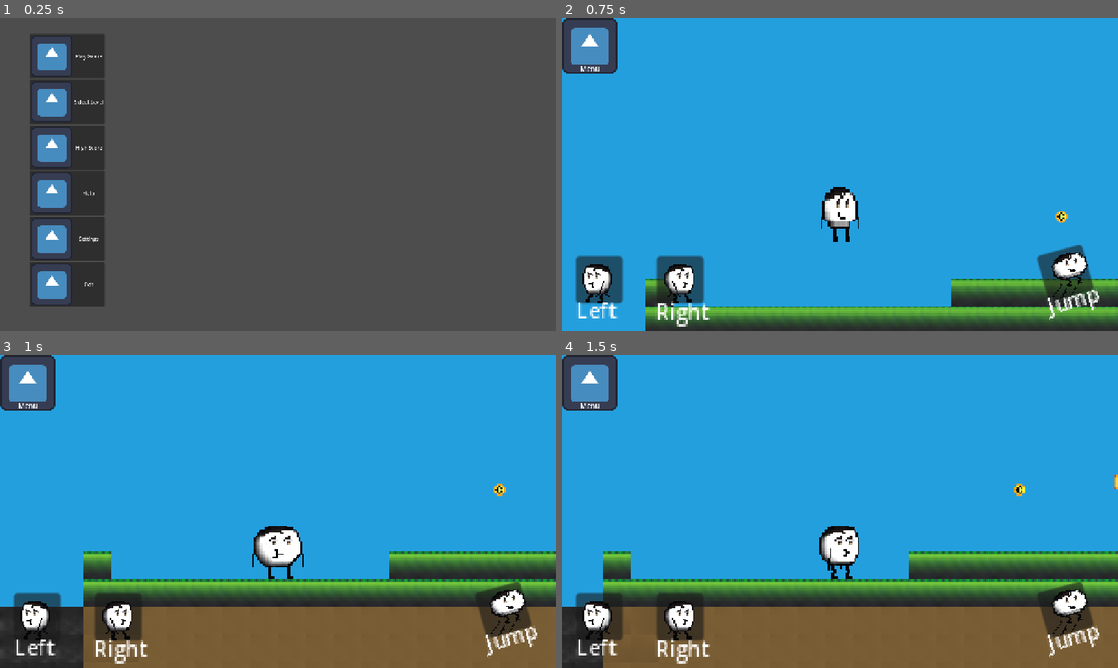
Above: before the commit, frames 1-4 (two rows, left to right).
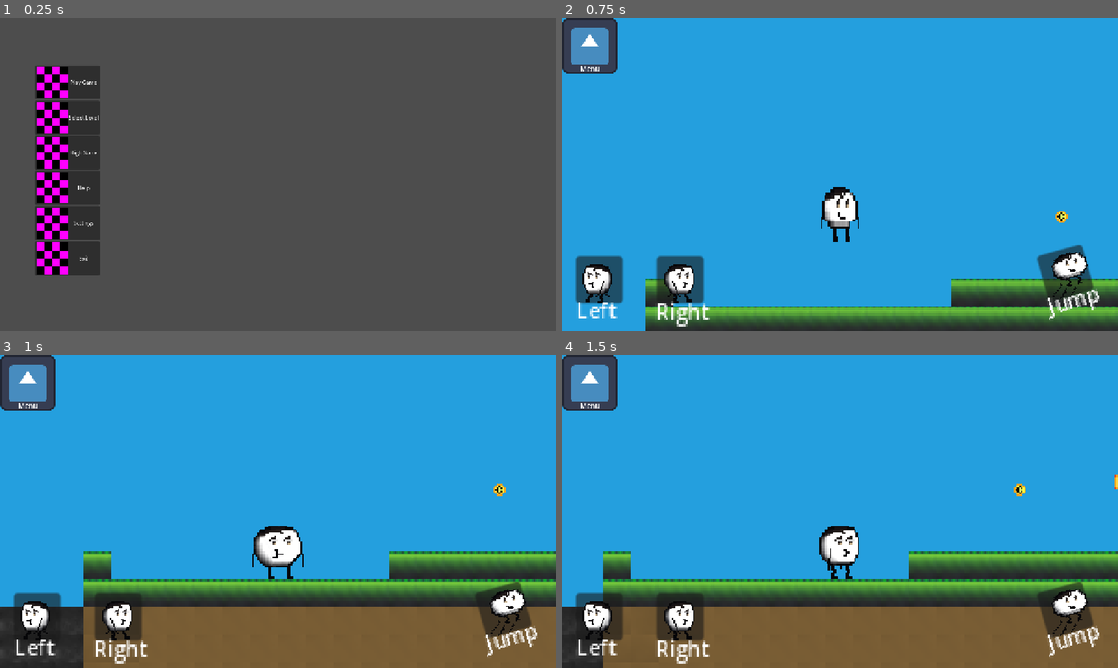
Above: after the commit, the same moments.

Repository: C-L-Istre/doodleblob
Game: Godot game, scene res://scenes/ui/main_menu.tscn
Same seed, same stepped clock (60 frames per second), same inputs: the game is played once before the commit and once after it. The engine's default icon, where the game draws it, is replaced by a stand-in: a white triangle on a blue panel in a dark square.
Inputs:
- Up to frame 1 (0.25 s): no input
- Up to frame 2 (0.75 s): click "Play Game" at 0.5 s
- Up to frame 3 (1 s): no input
- Up to frame 4 (1.5 s): tap Enter at 1.25 s; hold D (move_right) from 1.28 s (still down)

The runs differ from the first frame. In frame 1, 7.4% of the frame differs, in the area x 5-19%, y 5-93%; in frame 2, nothing differs; in frame 3, nothing differs; in frame 4, nothing differs.

Commit message:
root dir cleanup

Diff:
--- /dev/null
+++ b/assets/placeholder/128x128_placeholder_texture_2d.tres
@@ -0,0 +1,4 @@
+[gd_resource type="PlaceholderTexture2D" format=3 uid="uid://j86dyv70x7m8"]
+
+[resource]
+size = Vector2(128, 128)
--- /dev/null
+++ b/assets/placeholder/16x16_placeholder_texture_2d.tres
@@ -0,0 +1,4 @@
+[gd_resource type="PlaceholderTexture2D" format=3 uid="uid://ivvoatab4k0c"]
+
+[resource]
+size = Vector2(16, 16)
--- /dev/null
+++ b/assets/placeholder/96x96_placeholder_texture_2d.tres
@@ -0,0 +1,4 @@
+[gd_resource type="PlaceholderTexture2D" format=3 uid="uid://cvr4oegeylpsy"]
+
+[resource]
+size = Vector2(96, 96)
--- a/scenes/ui/main_menu.tscn
+++ b/scenes/ui/main_menu.tscn
@@ -1,6 +1,7 @@
 [gd_scene format=3 uid="uid://dka21svgen1vb"]
 
 [ext_resource type="Script" uid="uid://pouuwnhtfhe4" path="res://scripts/main_menu.gd" id="1_m1kxf"]
+[ext_resource type="Texture2D" uid="uid://cvr4oegeylpsy" path="res://assets/placeholder/96x96_placeholder_texture_2d.tres" id="2_uhagc"]
 [ext_resource type="Texture2D" uid="uid://b1xxg8i8ascce" path="res://icon.svg" id="2_x2yvf"]
 [ext_resource type="Texture2D" uid="uid://bd10j131t2wey" path="res://assets/sprites/npcs/KingOct.png" id="3_uhagc"]
 [ext_resource type="PackedScene" uid="uid://bvgn5wc0it5mu" path="res://scenes/ui/settings_panel.tscn" id="4_btxxm"]
@@ -33,13 +34,13 @@
 unique_name_in_owner = true
 layout_mode = 2
 text = "Play Game"
-icon = ExtResource("2_x2yvf")
+icon = ExtResource("2_uhagc")
 
 [node name="SelectLevelButton" type="Button" parent="CenterContainer/VBoxContainer" unique_id=447735588]
 unique_name_in_owner = true
 layout_mode = 2
 text = "Select Level"
-icon = ExtResource("2_x2yvf")
+icon = ExtResource("2_uhagc")
 
 [node name="SelectLevelPanel" type="ItemList" parent="CenterContainer/VBoxContainer/SelectLevelButton" unique_id=418572927]
 unique_name_in_owner = true
@@ -68,7 +69,7 @@
 unique_name_in_owner = true
 layout_mode = 2
 text = "High Score"
-icon = ExtResource("2_x2yvf")
+icon = ExtResource("2_uhagc")
 
 [node name="HighscorePanel" type="Label" parent="CenterContainer/VBoxContainer/HighscoreButton" unique_id=2145263567]
 unique_name_in_owner = true
@@ -89,7 +90,7 @@
 unique_name_in_owner = true
 layout_mode = 2
 text = "Help"
-icon = ExtResource("2_x2yvf")
+icon = ExtResource("2_uhagc")
 
 [node name="HelpPanel" type="RichTextLabel" parent="CenterContainer/VBoxContainer/HelpButton" unique_id=1586638106]
 unique_name_in_owner = true
@@ -121,7 +122,7 @@
 unique_name_in_owner = true
 layout_mode = 2
 text = "Settings"
-icon = ExtResource("2_x2yvf")
+icon = ExtResource("2_uhagc")
 
 [node name="SettingsPanel" parent="CenterContainer/VBoxContainer/SettingsButton" unique_id=312149562 instance=ExtResource("4_btxxm")]
 unique_name_in_owner = true
@@ -137,4 +138,4 @@
 unique_name_in_owner = true
 layout_mode = 2
 text = "Exit"
-icon = ExtResource("2_x2yvf")
+icon = ExtResource("2_uhagc")
Not shown, changed: PWA/desktop.png.import
Not shown, changed: PWA/icon_144x144.png.import
Not shown, changed: PWA/icon_180x180.png.import
Not shown, changed: PWA/icon_512x512.png.import
Not shown, changed: PWA/mobile.png.import
Renamed: default_bus_layout.tres -> audio/default_bus_layout.tres
